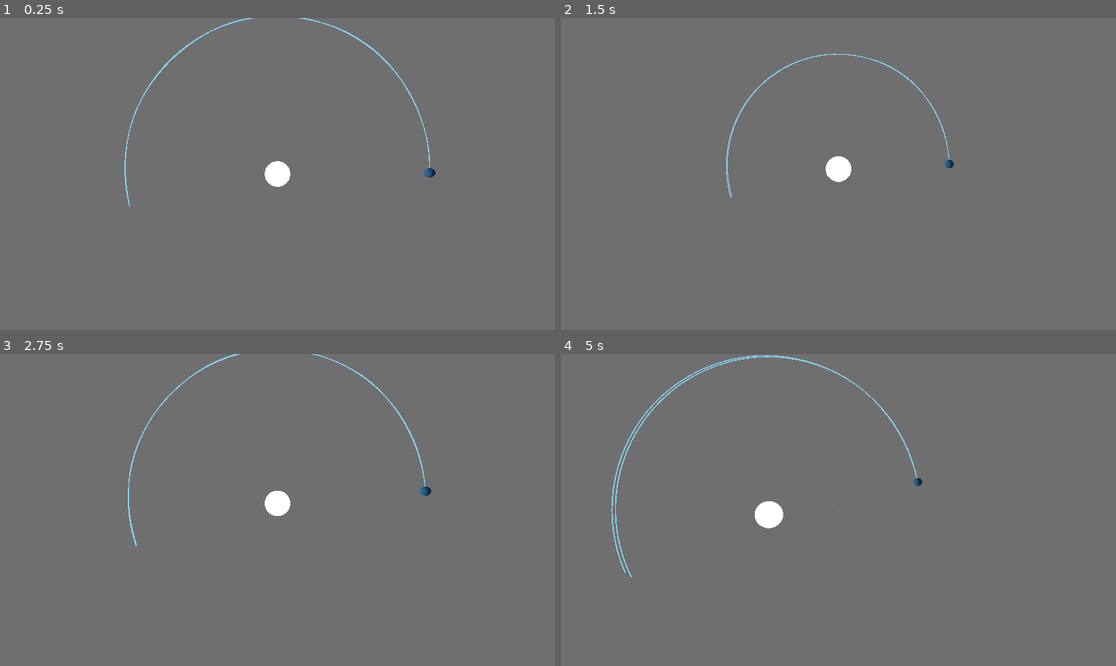
Above: before the commit, frames 1-4 (two rows, left to right).
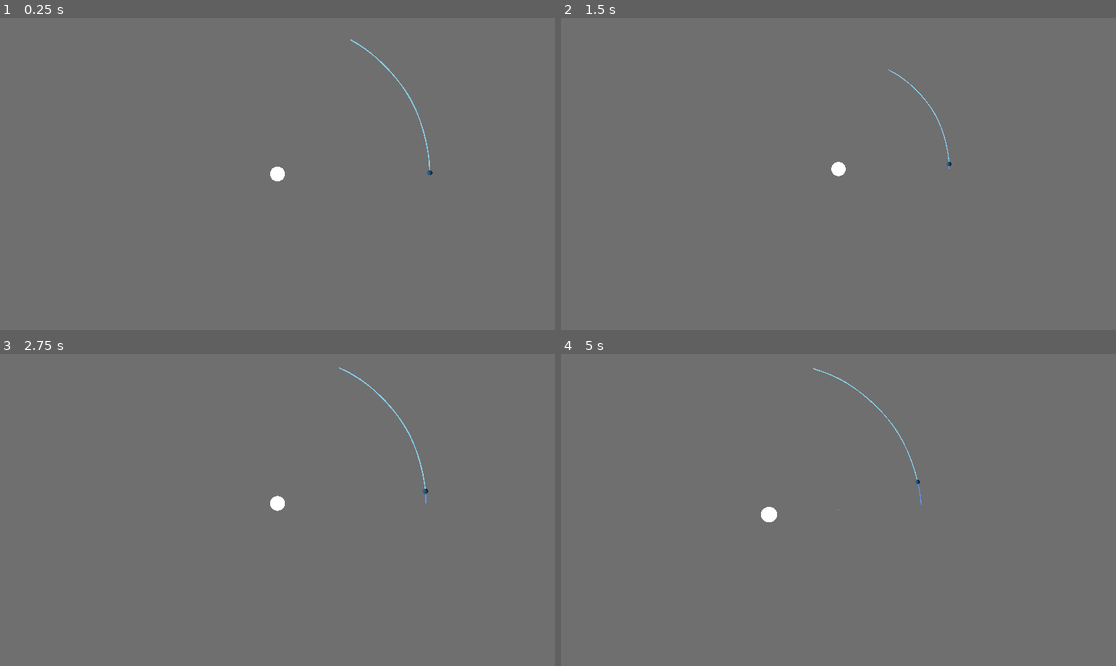
Above: after the commit, the same moments.

Repository: DarkLegend001/Space-Simulator
Game: Godot game, scene res://main/main.tscn
Two runs of this game, one before a commit and one after it. Both use one fixed random seed, a clock stepped at 60 frames per second and the inputs below. A sky picture missing from this copy of the repository is replaced by a grey-blue gradient.
Inputs (mouse positions are in pixels of both pictures, inside the frame that each line leads up to):
- Up to frame 1 (0.25 s): no input
- Up to frame 2 (1.5 s): tap Enter at 0.5 s; move the mouse to (960, 158) at 0.52 s; hold S (camera_back) 0.53-1.28 s; click (960, 158) at 0.67 s; move the mouse to (727, 189) at 1.27 s; tap Ctrl (camera_down) at 1.35 s; click (727, 189) at 1.42 s
- Up to frame 3 (2.75 s): move the mouse to (333, 441) at 2.02 s; hold W (camera_forward) from 2.03 s (still down); click (333, 441) at 2.17 s
- Up to frame 4 (5 s): move the mouse to (810, 572) at 2.77 s; release W (camera_forward) at 2.78 s; tap A (camera_left) at 2.85 s; click (810, 572) at 2.92 s; tap Space (camera_up) at 3.5 s; move the mouse to (1005, 556) at 3.52 s; hold D (camera_right) 3.53-4.28 s; click (1005, 556) at 3.67 s; move the mouse to (672, 463) at 4.27 s; tap Shift (camera_roll_right) at 4.35 s; click (672, 463) at 4.42 s

The runs differ from the first frame. In frame 1, 0.7% of the frame differs, in the area x 22-79%, y 0-61%; in frame 2, 0.5%; in frame 3, 0.6%; in frame 4, 0.9%, in the area x 9-66%, y 0-72%.

Commit message:
add renderer for previous celestial path positions

Diff:
--- a/controller/simulation_controller.gd
+++ b/controller/simulation_controller.gd
@@ -2,7 +2,8 @@
 
 var main_simulation: Simulation
 var bodies: Array
-var paths: Array
+var prediction_paths: Array
+var previous_paths: Array
 
 # timesteps per second
 @export var speed := 500
@@ -10,14 +11,15 @@
 @export var timestep := 300
 
 # number of timesteps for each prediction
-@export var prediction_length := 50
+@export var prediction_length := 150
 # seconds of physics per predicted timestep
-@export var prediction_timestep := 360000
+@export var prediction_timestep := 36000
 # predictions per second
 @export var prediction_speed := 10
 # number of previous positions stored
-@export var num_prev_positions := 1500
-@export var store_speed := 10
+@export var num_prev_positions := 150
+# number of times previous positions are stored per second
+@export var store_speed := 1
 
 
 var elapsed_update_time := 0.0
@@ -31,11 +33,9 @@
 func _ready() -> void:
 	main_simulation = Simulation.new()
 	load_presets()
-	for body in main_simulation.celestial_bodies:
-		body.previous_locations.resize(num_prev_positions)
-		body.previous_locations.fill(body.pos)
 	for i in bodies.size():
-		spawn_celestial_path()
+		spawn_prediction_celestial_path()
+		spawn_previous_celestial_path()
 
 # I figured out why this function needed to be multiplied by 2 to work properly, but not why it worked at all
 func move_camera(velocity: Vector3, delta: float):
@@ -43,47 +43,52 @@
 
 # Called every frame. 'delta' is the elapsed time since the previous frame.
 func _process(delta: float) -> void:
-	pass
-
-
-func _physics_process(delta: float) -> void:
-	elapsed_update_time += delta
 	elapsed_prediction_time += delta
 	elapsed_store_time += delta
-
-	while elapsed_update_time > 1.0 / speed:
-		main_simulation.update(timestep)
-		elapsed_update_time -= 1.0 / speed
-
 	if elapsed_store_time > 1.0 / store_speed:
 		elapsed_store_time = 0
 		for body in main_simulation.celestial_bodies:
 			body.previous_locations.insert(0, body.pos)
 			body.previous_locations.remove_at(num_prev_positions)
-
+		for i in range(prediction_paths.size()):
+			previous_paths[i].generate_mesh(main_simulation.celestial_bodies[i].previous_locations)
 	if elapsed_prediction_time > 1.0 / prediction_speed:
 		elapsed_prediction_time = 0
-		var curves = get_curves()
+		var curves = get_predicted_curves()
 		for i in range(curves.size()):
-			paths[i].generate_mesh(curves[i])
+			prediction_paths[i].generate_mesh(curves[i])
 
+func _physics_process(delta: float) -> void:
+	elapsed_update_time += delta
+
+	while elapsed_update_time > 1.0 / speed:
+		main_simulation.update(timestep)
+		elapsed_update_time -= 1.0 / speed
 
 func spawn_celestial_body(_title, pos: Vector3, vel: Vector3, mass: float, radius: float, luminance:float, color: Color):
 	var sim_body = CelestialBodySimulation.new()
 	var body = celestial_body_scene.instantiate()
 	main_simulation.celestial_bodies.append(sim_body)
 	sim_body.init_vars(pos, vel, Vector3.ZERO, mass, radius)
+	sim_body.previous_locations.resize(num_prev_positions)
+	sim_body.previous_locations.fill(pos)
 	body.sim_body = sim_body
 	body.get_child(0).color = color
 	body.get_child(0).luminance = luminance
 	$"../CelestialBodies".add_child(body)
 	bodies.append(body)
 
-func spawn_celestial_path():
+func spawn_prediction_celestial_path():
 	var path = celestial_path_scene.instantiate()
 	$"../CelestialPaths".add_child(path)
 	path.color = Color.SKY_BLUE
-	paths.append(path)
+	prediction_paths.append(path)
+
+func spawn_previous_celestial_path():
+	var path = celestial_path_scene.instantiate()
+	$"../CelestialPaths".add_child(path)
+	path.color = Color.CORNFLOWER_BLUE
+	previous_paths.append(path)
 
 func load_presets():
 	var file = FileAccess.open("res://data/presets.txt", FileAccess.READ)
@@ -103,7 +108,7 @@
 		spawn_celestial_body(title, pos, vel, mass, radius, luminance, color)
 
 # returns a 2d array of Vector3s
-func get_curves() -> Array:
+func get_predicted_curves() -> Array:
 	var calc_paths = Array()
 	for i in range(bodies.size()):
 		calc_paths.append(PackedVector3Array())
--- a/data/globals.gd
+++ b/data/globals.gd
@@ -4,5 +4,6 @@
 @export var distance_scale: int = 1e3
 @export var size_scale: int = 1e7
 # Value from 0 to 1 that defines how much the planets scale with distance from the camera
-# 1 means planets always appear the same size, 0 means planets have realistic sizes with no scaling. Values less than
-@export var planet_scaling: float = 1
+# 1 means planets always appear the same size, 0 means planets have realistic sizes with no scaling.
+# Values close to 1 can lead to planets becoming invisible when they are too close to the camera
+@export var planet_scaling: float = 0.5
--- a/project.godot
+++ b/project.godot
@@ -12,7 +12,7 @@
 
 config/name="Space Simulator"
 run/main_scene="uid://df11he65xalwp"
-config/features=PackedStringArray("4.7", "Double Precision", "GL Compatibility")
+config/features=PackedStringArray("4.6", "GL Compatibility")
 config/icon="res://assets/icon.svg"
 
 [autoload]
--- a/rendering/celestial_path_renderer.tscn
+++ b/rendering/celestial_path_renderer.tscn
@@ -3,14 +3,15 @@
 [ext_resource type="Script" uid="uid://curgh8snrobmj" path="res://rendering/celestial_path_renderer.gd" id="1_ew3ee"]
 
 [sub_resource type="StandardMaterial3D" id="StandardMaterial3D_ew3ee"]
+resource_local_to_scene = true
 cull_mode = 2
 shading_mode = 0
-albedo_color = Color(0.91633344, 0.67149436, 0.73183244, 1)
 
 [sub_resource type="ImmediateMesh" id="ImmediateMesh_vrn0k"]
 
 [node name="CurveRenderer" type="Node3D" unique_id=420173815]
 script = ExtResource("1_ew3ee")
+color = Color(1, 1, 1, 1)
 
 [node name="Mesh" type="MeshInstance3D" parent="." unique_id=1941979052]
 material_override = SubResource("StandardMaterial3D_ew3ee")
Renamed: path.gd -> simulation/point_array.gd
Renamed: path.gd.uid -> simulation/point_array.gd.uid
